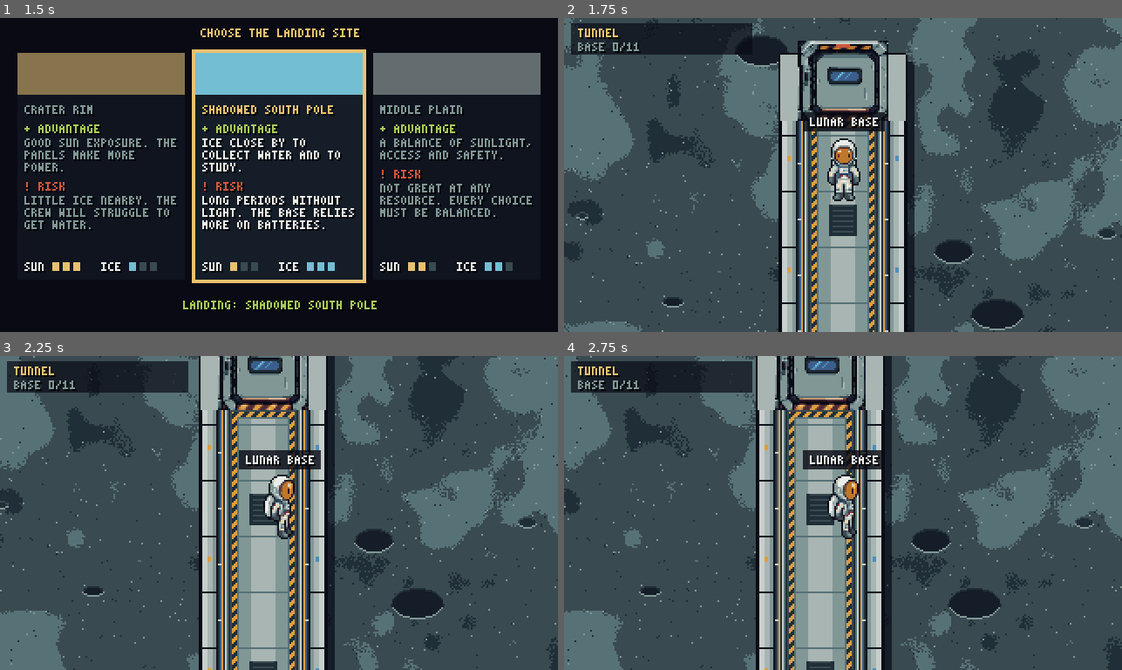
Above: before the commit, frames 1-4 (two rows, left to right).
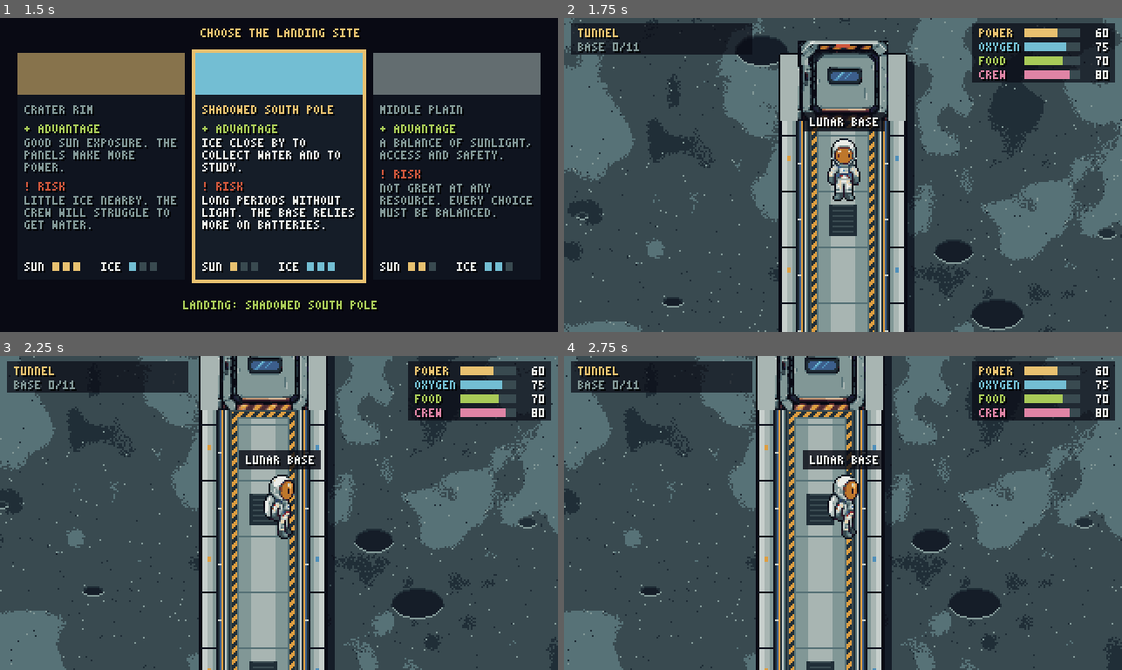
Above: after the commit, the same moments.

Repository: HattoriLoL/Artemis-Adventure
Game: Godot game, scene res://cenas/escolha_pouso.tscn
Two runs of this game, one before a commit and one after it. Both use one fixed random seed, a clock stepped at 60 frames per second and the inputs below.
Inputs (mouse positions are in pixels of both pictures, inside the frame that each line leads up to):
- Up to frame 1 (1.5 s): tap Enter (ui_accept) at 0.5, 0.77, 1.25 s; move the mouse to (401, 159) at 0.52 s; hold D (direita) 0.53-1.28 s; hold Shift (andar) 0.53-1.28 s; click (401, 159) at 0.67 s; tap E (usar) at 0.8, 1.35 s; move the mouse to (167, 190) at 1.27 s; hold S (baixo) from 1.28 s (still down)
- Up to frame 2 (1.75 s): keep holding S (baixo); tap Enter (ui_accept) at 1.52 s; tap X at 1.55 s
- Up to frame 3 (2.25 s): move the mouse to (334, 443) at 2.02 s; release S (baixo) at 2.03 s; hold D (direita) from 2.03 s (still down); tap X at 2.1 s
- Up to frame 4 (2.75 s): keep holding D (direita); tap J at 2.3 s

Frame 1 is identical in both runs. In frame 2, 4.6% of the frame differs, in the area x 73-99%, y 1-21%; in frame 3, 4.8%; in frame 4, 4.8%.

Commit message:
Indicadores da missão: energia, oxigênio, comida e condição da equipe
- Autoload Recursos: os 4 indicadores (0 a 100) começam com as condições do local de pouso.
- Descem sozinhos com o tempo (consumo da base e da equipe); a energia ganha a geração dos painéis, que
  depende do local. A condição cai mais rápido quando outro recurso está baixo.
- Sobem (ou trocam um pelo outro) com as tarefas que já existem e com o dormir; a água rende mais no polo e o
  terminal de energia segue a geração solar do local.
- HUD: 4 barras no canto de cima à direita (piscam em vermelho abaixo de 25), "+15"/"-5" quando mudam e o
  efeito da tarefa embaixo do "E: ..." antes de fazer.
- Números provisórios em dados/recursos.json, para o balanceamento.

Diff:
--- /dev/null
+++ b/jogo/dados/recursos.json
@@ -0,0 +1,25 @@
+{
+ "_leia": "Números provisórios para o balanceamento. Valores de 0 a 100. Consumo e geração por segundo de jogo.",
+ "consumo_por_segundo": {"energia": 0.25, "oxigenio": 0.15, "comida": 0.08, "condicao": 0.03},
+ "geracao_solar_por_segundo": 0.12,
+ "limite_baixo": 25,
+ "queda_condicao_por_recurso_baixo": 0.1,
+ "efeitos": {
+  "energia/baterias": {"energia": 15},
+  "energia/terminal": {"energia": 10},
+  "energia/distribuicao": {"energia": 10},
+  "energia/tanques": {"oxigenio": 5},
+  "suporte/oxigenio": {"oxigenio": 15},
+  "suporte/gas": {"oxigenio": 10},
+  "suporte/algas": {"oxigenio": 5, "comida": 3},
+  "habitat/refeicao": {"comida": -5, "condicao": 10},
+  "habitat/agua": {"oxigenio": 8},
+  "habitat/cama": {"condicao": 15},
+  "estufa/regar": {"comida": 5, "condicao": 5, "oxigenio": 3},
+  "abrigo/blindagem": {"condicao": 5}
+ },
+ "multiplicadores": {
+  "energia/terminal": "geracao_solar",
+  "habitat/agua": "gelo_por_coleta"
+ }
+}
--- a/jogo/project.godot
+++ b/jogo/project.godot
@@ -19,6 +19,7 @@
 Opcoes="*res://scripts/opcoes.gd"
 Prints="*res://scripts/prints.gd"
 Missao="*res://scripts/missao.gd"
+Recursos="*res://scripts/recursos.gd"
 
 [display]
 
--- a/jogo/scripts/mapa.gd
+++ b/jogo/scripts/mapa.gd
@@ -10,6 +10,13 @@
 const BRANCO := Color("#ebede9")
 const CINZA := Color("#819796")
 const VERDE := Color("#75a743")
+const VERMELHO := Color("#cf573c")
+const ESCURO := Color("#394a50")
+# os 4 indicadores no HUD (canto de cima à direita), na ordem do plano
+const INDICADORES := ["energia", "oxigenio", "comida", "condicao"]
+const ROTULOS := {"energia": "POWER", "oxigenio": "OXYGEN", "comida": "FOOD", "condicao": "CREW"}
+const CORES := {"energia": Color("#e8c170"), "oxigenio": Color("#73bed3"), "comida": Color("#a8ca58"),
+	"condicao": Color("#df84a5")}
 
 var mapa: Dictionary
 var salas := {}                    # nome -> {"dados": ..., "pos": Vector2}
@@ -32,6 +39,7 @@
 var dormindo := false
 var sala_atual := ""
 var fim := false
+var variacoes := {}                # indicador -> [quanto mudou, tempo na tela]: o "+15" ao lado da barra
 
 # robô do modo demo: anda pelo caminho da grade de navegação
 var astar: AStarGrid2D
@@ -72,6 +80,8 @@
 		portas.append(porta)
 	_navegacao()
 	_interface()
+	Recursos.iniciar()                             # começa com as condições do local de pouso
+	Recursos.mudou.connect(_recursos_mudaram)
 	_avisar("LUNAR BASE")
 
 
@@ -186,6 +196,20 @@
 	t_aviso = 2.2
 
 
+func _recursos_mudaram(_id: String, mudancas: Dictionary) -> void:
+	for nome in mudancas:
+		variacoes[nome] = [mudancas[nome], 2.0]
+
+
+## {"comida": -5, "condicao": 10} -> "-5 FOOD +10 CREW"
+func _texto_efeito(efeito: Dictionary) -> String:
+	var partes := PackedStringArray()
+	for nome in INDICADORES:
+		if efeito.has(nome) and roundi(efeito[nome]) != 0:
+			partes.append("%+d %s" % [roundi(efeito[nome]), ROTULOS[nome]])
+	return " ".join(partes)
+
+
 func _sala_de(pos: Vector2) -> String:
 	for nome in salas:
 		var tam: Array = salas[nome]["dados"]["tamanho"]
@@ -210,6 +234,10 @@
 func _process(delta: float) -> void:
 	t += delta
 	t_aviso = max(0.0, t_aviso - delta)
+	for nome in variacoes.keys():
+		variacoes[nome][1] -= delta
+		if variacoes[nome][1] <= 0.0:
+			variacoes.erase(nome)
 	for id in marcas:
 		var item := _tarefa(id)
 		marcas[id].position.y = item["pos"].y - 44 + round(sin(t * 5.0) * 1.5)
@@ -282,6 +310,7 @@
 	jogador.usar()
 	feitas[tf["id"]] = true
 	marcas[tf["id"]].visible = false
+	Recursos.aplicar(tf["id"])
 	_avisar("DONE: " + str(tf["texto"]))
 	var sala: String = tf["sala"]
 	var faltam := tarefas.filter(func(x): return x["sala"] == sala and not feitas.has(x["id"]))
@@ -290,6 +319,7 @@
 		_avisar(str(salas[sala]["dados"].get("concluida", "ROOM DONE")))
 	if feitas.size() == tarefas.size():
 		await get_tree().create_timer(2.4).timeout
+		Recursos.ativo = false                      # fim provisório: os indicadores param (o fim de verdade é outra task)
 		_avisar("BASE SECURED")
 		t_aviso = 999.0
 		_demo_fim()
@@ -297,6 +327,7 @@
 
 func _interagir(it: Dictionary) -> void:
 	usadas[it["id"]] = true
+	Recursos.aplicar(it["id"])
 	if it["acao"] == "dormir":
 		dormindo = true
 		jogador.t_usar = 3.6
@@ -395,11 +426,16 @@
 		Fonte.desenhar(hud, str(tf["texto"]), Vector2(14, y), CINZA if feito else BRANCO)
 	y += 8
 	Fonte.desenhar(hud, "BASE %d/%d" % [feitas.size(), tarefas.size()], Vector2(8, y), CINZA)
+	_desenha_recursos()
 	var tf := _perto(tarefas, feitas)
 	if tf.is_empty():
 		tf = _perto(interacoes, usadas)
 	if not tf.is_empty() and not dormindo:
-		Fonte.centralizado(hud, "E: " + str(tf["texto"]), 160, 160, AMARELO)
+		var efeito := _texto_efeito(Recursos.previa(tf["id"]))
+		var y_e := 160 if efeito == "" else 154
+		Fonte.centralizado(hud, "E: " + str(tf["texto"]), 160, y_e, AMARELO)
+		if efeito != "":                           # custo e benefício antes de fazer
+			Fonte.centralizado(hud, efeito, 160, y_e + 8, BRANCO)
 	if escuro > 0.0:
 		hud.draw_rect(Rect2(0, 0, 320, 180), Color(0.02, 0.02, 0.05, escuro))
 		var zs := "Z" + " Z".repeat(int(t * 2.0) % 3)
@@ -408,3 +444,31 @@
 		var w := Fonte.largura(aviso) + 8
 		hud.draw_rect(Rect2(160 - w / 2.0, 54, w, 11), Color(0.035, 0.04, 0.08, 0.8))
 		Fonte.centralizado(hud, aviso, 160, 57, BRANCO)
+
+
+## Os 4 indicadores no canto de cima à direita: nome, barra e valor. Abaixo do limite, a barra pisca em vermelho.
+## Quando uma tarefa muda um indicador, aparece "+15" (ou "-5") à esquerda dele por 2 s.
+func _desenha_recursos() -> void:
+	var largura := 82
+	var x0 := 320 - 4 - largura
+	hud.draw_rect(Rect2(x0, 3, largura, 2 + 8 * INDICADORES.size()), Color(0.035, 0.04, 0.08, 0.7))
+	for i in INDICADORES.size():
+		var nome: String = INDICADORES[i]
+		var v: float = Recursos.valores[nome]
+		var y := 6 + 8 * i
+		var cor: Color = CORES[nome]
+		Fonte.desenhar(hud, ROTULOS[nome], Vector2(x0 + 4, y), cor)
+		var barra := Rect2(x0 + 30, y, 32, 5)
+		hud.draw_rect(barra, ESCURO)
+		var cor_barra := cor
+		if Recursos.baixo(nome):
+			cor_barra = VERMELHO if fmod(t, 0.6) < 0.3 else cor
+		hud.draw_rect(Rect2(barra.position, Vector2(round(barra.size.x * v / 100.0), barra.size.y)), cor_barra)
+		var txt := str(ceili(v))
+		Fonte.desenhar(hud, txt, Vector2(x0 + largura - 4 - Fonte.largura(txt), y), BRANCO)
+		if variacoes.has(nome):
+			var d: float = variacoes[nome][0]
+			var s := "%+d" % roundi(d)
+			var xs := x0 - 4 - Fonte.largura(s)
+			hud.draw_rect(Rect2(xs - 3, y - 2, Fonte.largura(s) + 5, 9), Color(0.035, 0.04, 0.08, 0.85))
+			Fonte.desenhar(hud, s, Vector2(xs, y), Color("#a8ca58") if d > 0 else VERMELHO)
--- /dev/null
+++ b/jogo/scripts/recursos.gd
@@ -0,0 +1,82 @@
+extends Node
+## Os 4 indicadores da missão (autoload "Recursos"): energia, oxigênio, comida e condição da equipe, de 0 a 100.
+## Começam com as condições do local de pouso (Missao.condicoes) e mudam assim:
+##   - descem sozinhos com o tempo (consumo da base e da equipe); a energia ganha a geração dos painéis, que
+##     depende do local (geracao_solar). A condição da equipe cai mais rápido quando outro recurso está baixo;
+##   - sobem (ou trocam um pelo outro) quando o jogador conclui uma tarefa ou dorme: aplicar("sala/id").
+## Todos os números ficam em res://dados/recursos.json, para o balanceamento mexer sem tocar no código.
+## Ainda não há dias, noites nem eventos: entram nas próximas tasks e usam este mesmo script.
+
+signal mudou(id: String, mudancas: Dictionary)   # depois de aplicar(): {"oxigenio": 15.0, ...}
+
+const ARQUIVO := "res://dados/recursos.json"
+const NOMES := ["energia", "oxigenio", "comida", "condicao"]
+
+var valores := {"energia": 0.0, "oxigenio": 0.0, "comida": 0.0, "condicao": 0.0}
+var ativo := false                       # só corre na base (não na tela de pouso nem no fim)
+var regras: Dictionary = {}
+
+
+func _ready() -> void:
+	regras = JSON.parse_string(FileAccess.get_file_as_string(ARQUIVO))
+
+
+## Chamado pelo mapa ao abrir a base. Sem pouso escolhido (abrindo o mapa direto pelo editor), usa a planície.
+func iniciar() -> void:
+	if Missao.local_pouso == "":
+		Missao.escolher_local("planicie")
+	for nome in NOMES:
+		valores[nome] = clampf(float(Missao.condicoes.get(nome, 70.0)), 0.0, 100.0)
+	ativo = true
+
+
+func _process(delta: float) -> void:
+	if not ativo:
+		return
+	var consumo: Dictionary = regras["consumo_por_segundo"]
+	var solar := float(regras["geracao_solar_por_segundo"]) * float(Missao.condicoes.get("geracao_solar", 1.0))
+	_somar("energia", (solar - float(consumo["energia"])) * delta)
+	_somar("oxigenio", -float(consumo["oxigenio"]) * delta)
+	_somar("comida", -float(consumo["comida"]) * delta)
+	var queda := float(consumo["condicao"])
+	for nome in ["energia", "oxigenio", "comida"]:
+		if baixo(nome):
+			queda += float(regras["queda_condicao_por_recurso_baixo"])
+	_somar("condicao", -queda * delta)
+
+
+## O que uma tarefa ou interação ("habitat/cama"...) vai mudar, sem aplicar: {"comida": -5.0, "condicao": 10.0}.
+## O HUD mostra isso antes de o jogador apertar E (custo e benefício visíveis antes da escolha).
+func previa(id: String) -> Dictionary:
+	var efeito: Dictionary = regras["efeitos"].get(id, {})
+	var mult := 1.0
+	if regras["multiplicadores"].has(id):      # ex.: a água rende mais no polo (gelo_por_coleta)
+		mult = float(Missao.condicoes.get(regras["multiplicadores"][id], 1.0))
+	var r := {}
+	for nome in efeito:
+		var v := float(efeito[nome])
+		r[nome] = v * mult if v > 0.0 else v    # o multiplicador só vale para ganhos, não para custos
+	return r
+
+
+## Aplica o efeito de uma tarefa ou interação e devolve o que mudou de fato (perto de 100 ou de 0, muda menos).
+func aplicar(id: String) -> Dictionary:
+	var efeito := previa(id)
+	var mudancas := {}
+	for nome in efeito:
+		var v: float = efeito[nome]
+		var antes: float = valores[nome]
+		_somar(nome, v)
+		if not is_equal_approx(valores[nome], antes):
+			mudancas[nome] = valores[nome] - antes
+	if not mudancas.is_empty():
+		mudou.emit(id, mudancas)
+	return mudancas
+
+
+func baixo(nome: String) -> bool:
+	return valores[nome] < float(regras["limite_baixo"])
+
+
+func _somar(nome: String, v: float) -> void:
+	valores[nome] = clampf(valores[nome] + v, 0.0, 100.0)
Not shown, added: jogo/scripts/recursos.gd.uid
